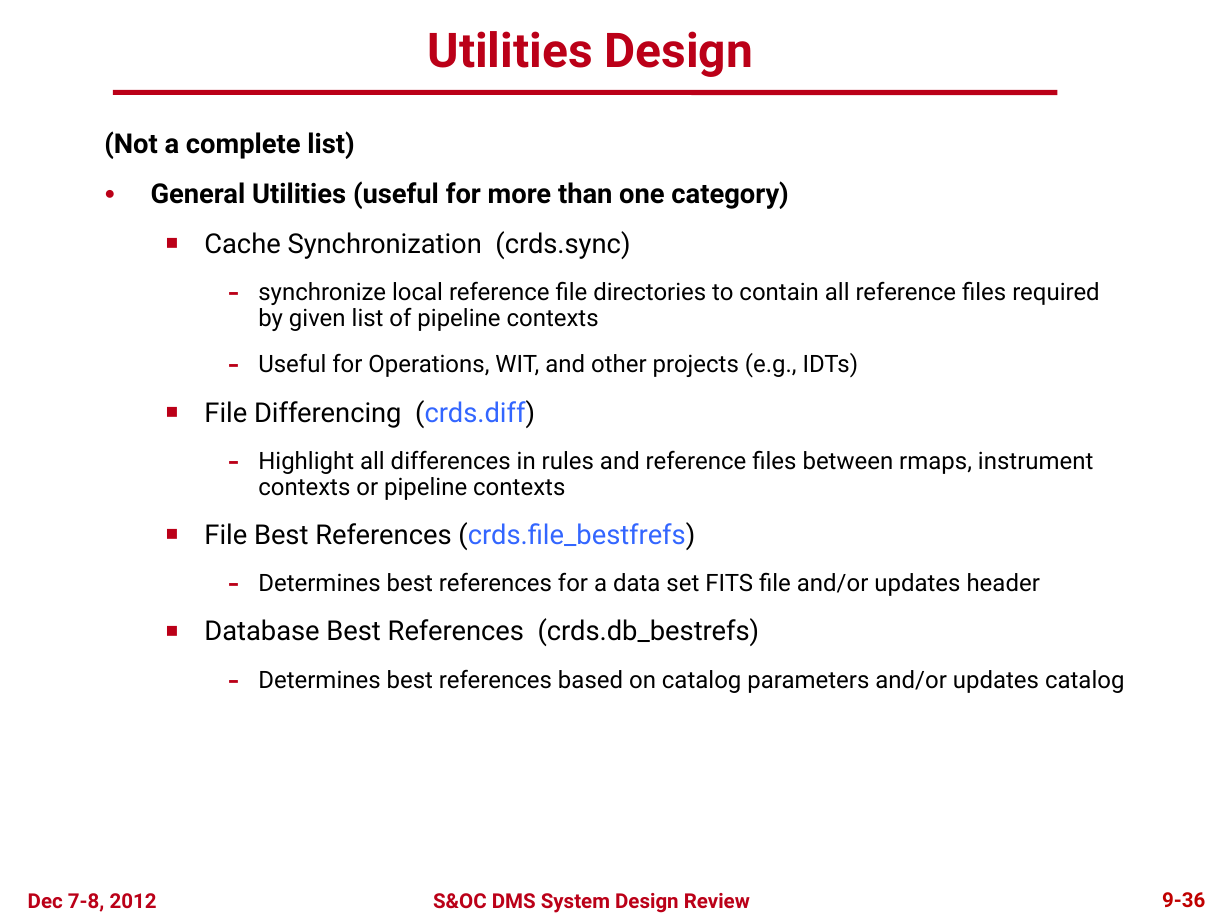
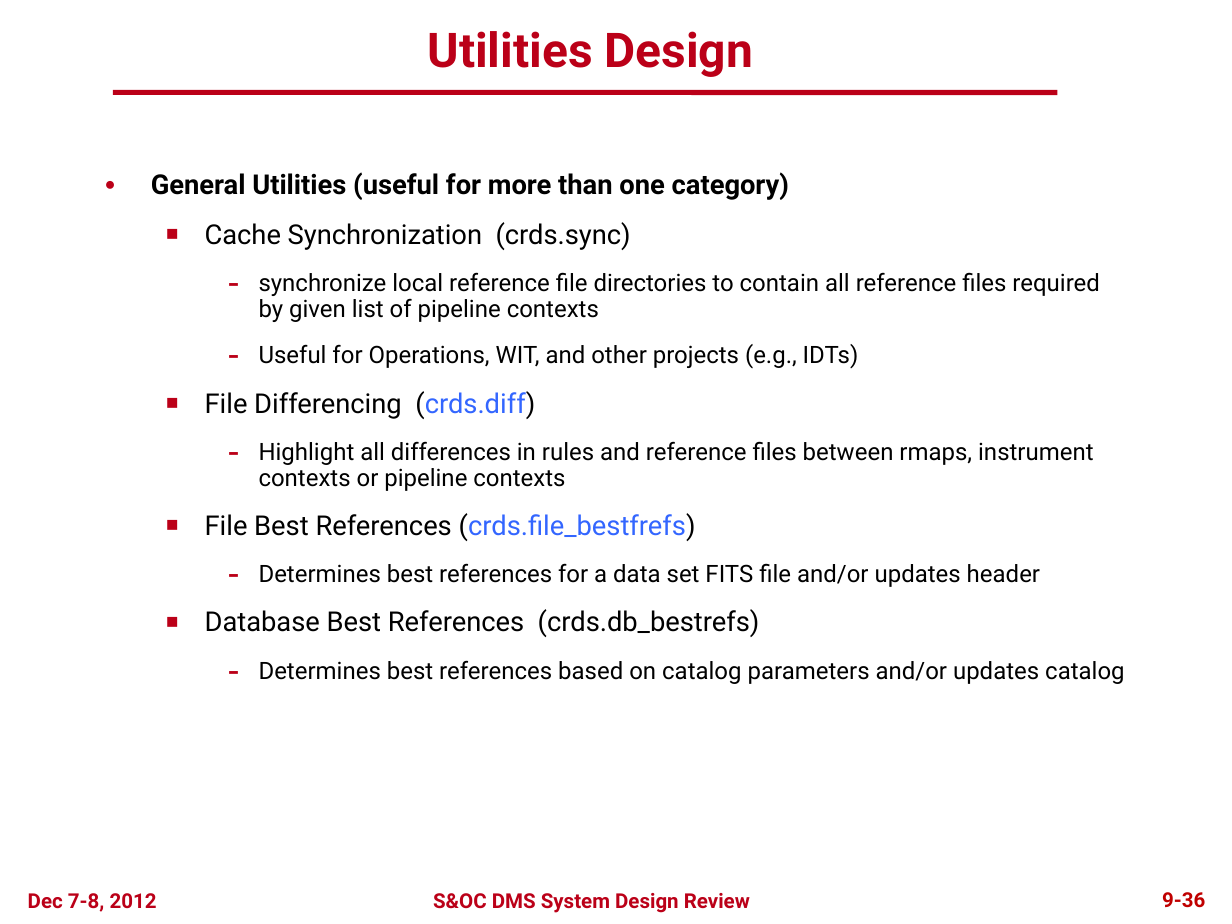
Before and after one commit to spacetelescope/crds, a slide deck: slide 35 of docs/DMS_SDR2_09_CRDS_final.pptx. Drawn at 1232x924 pixels with LibreOffice and Linux fonts; fonts in the diff are those of the drawing; background and template pictures are left out. Boxes give left, top, right and bottom in pixels: in the first picture for what was removed or moved away, otherwise in the second. Text is boxed around its words. In the diff, an @@ line names an element or a change of style, - is before the commit and + after.

```diff
--- a/docs/DMS_SDR2_09_CRDS_final.pptx
+++ b/docs/DMS_SDR2_09_CRDS_final.pptx
@@ text at bbox=[104, 131, 354, 159]: paragraph removed @@
-(Not a complete list)
@@ text "General Utilities (useful for more ...": place and size @@
-text "General Utilities (useful for more ..." at bbox=[104, 131, 1124, 693]
+text "General Utilities (useful for more ..." at bbox=[151, 172, 1124, 684]
```
Also in this commit, not shown: 13 other slides changed.
